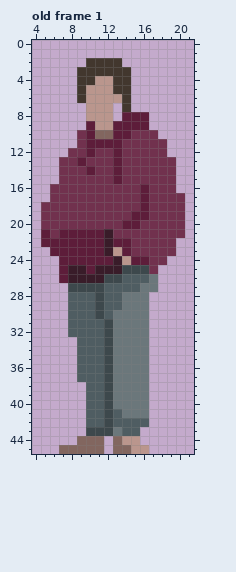
A pixel-art file gets an edit: Assets/Sprites/Animaciones - Claire.aseprite. Above is the file before it was changed.
26x46 pixels, 1 frame. Shown: old frame 1: x 4..21, y 0..45. The commit also changed other frames, which this record leaves out.
The same view after the edit:
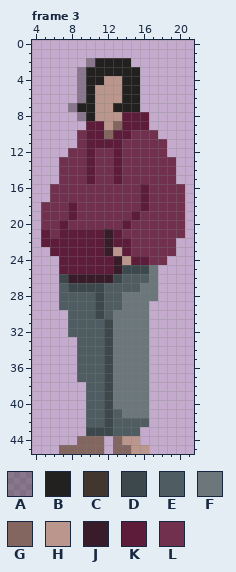
Palette (. is transparent): A #23211f5d  B #23211f  C #42372e  D #3d484c  E #4f5d62  F #6b777b  G #82665f  H #ba968d  J #391c29  K #5d1d3a  L #71314e
A new or re-ordered frame is compared with the old frame closest to it.
Message: Claire animations uptade
The exact change:
frames 1 -> 6
layer "Layer 3" added
layer "Claire Breathing Idle" added
layer "Layer 1" removed
Frame 3 is new; against old frame 1, layers "Claire Breathing Idle", "Layer 3":
y 2: x 10..14 CCCC. -> ABBBB
y 3: x 9..15 CCCCCC. -> ABBBBBB
y 4: x 9..11 CCH -> ABB; x 13..15 CC. -> HBB
y 5: x 9..10 CH -> AB; x 13..15 CC. -> HBB
y 6: x 9..10 CH -> AB; x 14..15 C. -> BB
y 7: x 8..10 ..H -> ABB; x 13..15 .C. -> BBB
y 8: x 9..10 .H -> AB; x 13 . -> H
y 9: x 11 H -> K; x 13 K -> G
y 10: x 11 G -> K
y 13: x 9..10 KL -> LK
y 15: x 10 L -> K
y 16: x 20 . -> L
y 18: x 8 L -> K
y 19: x 8 L -> K; x 16 K -> L
y 20: x 7 L -> K; x 15 K -> L
y 21: x 13 L -> K
y 25: x 8..9 JJ -> KK; x 11..12 JJ -> KK; x 17 L -> F
y 26: x 7 K -> D; x 12 D -> J
y 27: x 7 . -> E
y 28: x 7 . -> E; x 17 . -> F
y 29: x 7 . -> E
y 43: x 13 F -> E
